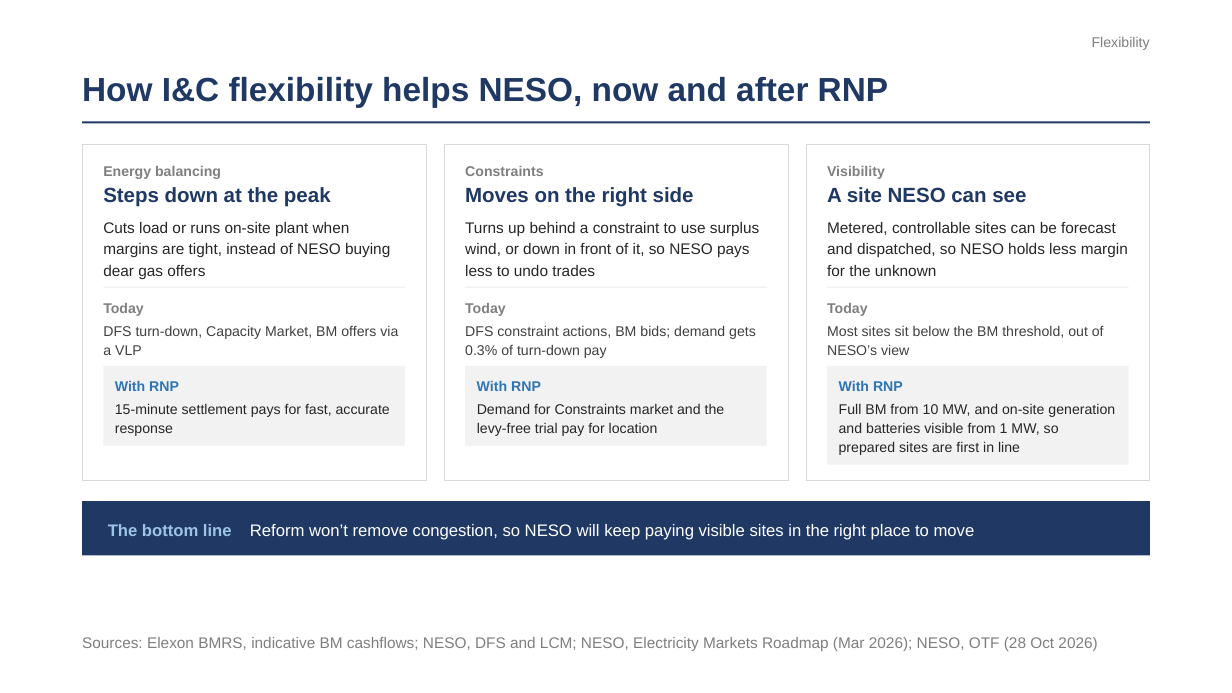
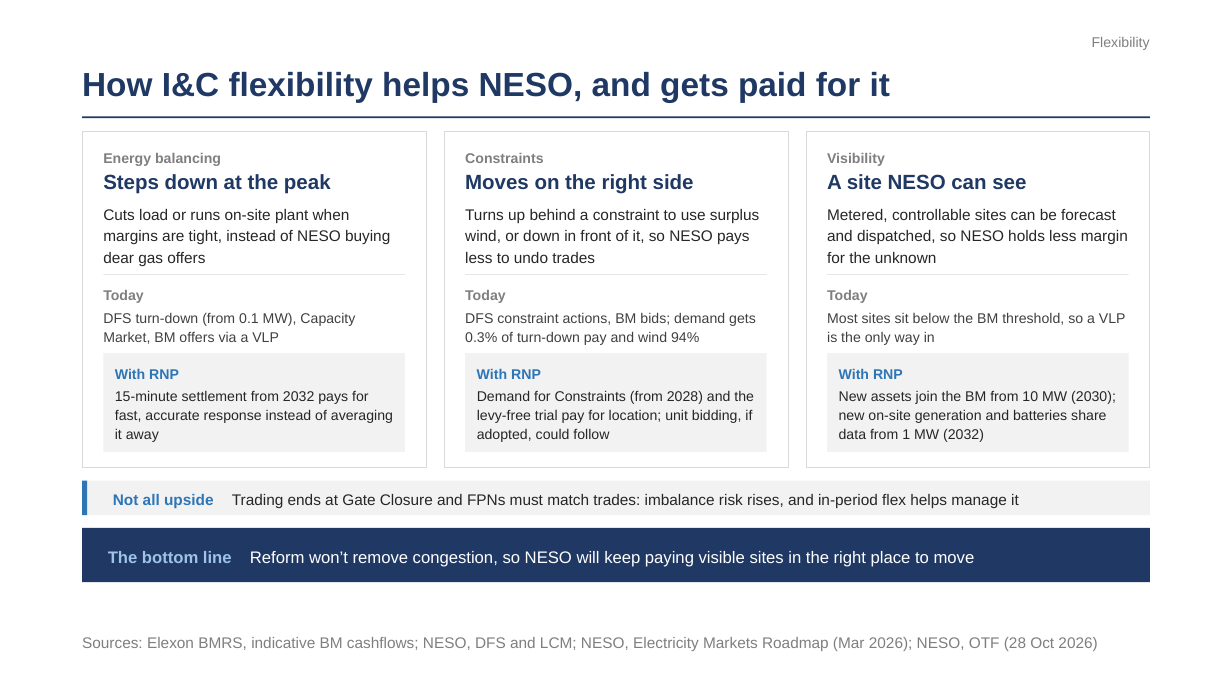
Before and after one commit to literallymatt/balancing, a slide deck: slide 14 of deck-alt/balancing-the-grid-corporate.pptx. Drawn at 1232x693 pixels with LibreOffice and Linux fonts; fonts in the diff are those of the drawing. Boxes give left, top, right and bottom in pixels: in the first picture for what was removed or moved away, otherwise in the second. Text is boxed around its words. In the diff, an @@ line names an element or a change of style, - is before the commit and + after.

```diff
--- a/deck-alt/balancing-the-grid-corporate.pptx
+++ b/deck-alt/balancing-the-grid-corporate.pptx
@@ text at (82, 72, 890, 103): text changed @@
-How I&C flexibility helps NESO, now and after RNP
+How I&C flexibility helps NESO, and gets paid for it
@@ rectangle: place and size @@
-rectangle at (82, 121, 1151, 123)
+rectangle at (82, 116, 1151, 118)
@@ text at (103, 312, 355, 344): text changed @@
-DFS turn-down, Capacity Market, BM offers via a VLP
+DFS turn-down (from 0.1 MW), Capacity Market, BM offers via a VLP
@@ text at (465, 312, 756, 345): text changed @@
-DFS constraint actions, BM bids; demand gets 0.3% of turn-down pay
+DFS constraint actions, BM bids; demand gets 0.3% of turn-down pay and wind 94%
@@ text at (827, 312, 1126, 345): text changed @@
-Most sites sit below the BM threshold, out of NESO’s view
+Most sites sit below the BM threshold, so a VLP is the only way in
@@ rectangle: place and size @@
-rectangle at (104, 366, 405, 445)
+rectangle at (104, 353, 405, 452)
@@ rectangle: place and size @@
-rectangle at (465, 366, 766, 445)
+rectangle at (465, 353, 766, 452)
@@ 15 texts, 7 rectangles: place and size @@
-15 texts, 7 rectangles at (82, 144, 1150, 482)
+15 texts, 7 rectangles at (82, 131, 1150, 469)
@@ text at (115, 390, 393, 442): text changed @@
-15-minute settlement pays for fast, accurate response
+15-minute settlement from 2032 pays for fast, accurate response instead of averaging it away
@@ text at (477, 390, 754, 442): text changed @@
-Demand for Constraints market and the levy-free trial pay for location
+Demand for Constraints (from 2028) and the levy-free trial pay for location; unit bidding, if adopted, could follow
@@ text at (839, 391, 1116, 442): text changed @@
-Full BM from 10 MW, and on-site generation and batteries visible from 1 MW, so prepared sites are first in line
+New assets join the BM from 10 MW (2030); new on-site generation and batteries share data from 1 MW (2032)
@@ rectangle added at (82, 481, 1151, 515), fill #F2F2F2 @@
@@ rectangle added at (82, 481, 88, 515), fill #2E75B6 @@
@@ text added at (113, 494, 214, 508), 12 pt, text #2E75B6, bold @@
+Not all upside
@@ text added at (232, 494, 1019, 508), 12 pt, text #262626 @@
+Trading ends at Gate Closure and FPNs must match trades: imbalance risk rises, and in-period flex helps manage it
@@ 2 texts, 1 rectangle: place and size @@
-2 texts, 1 rectangle at (82, 501, 1151, 555)
+2 texts, 1 rectangle at (82, 528, 1151, 582)
```
Also in this commit, not shown: 4 other files.
